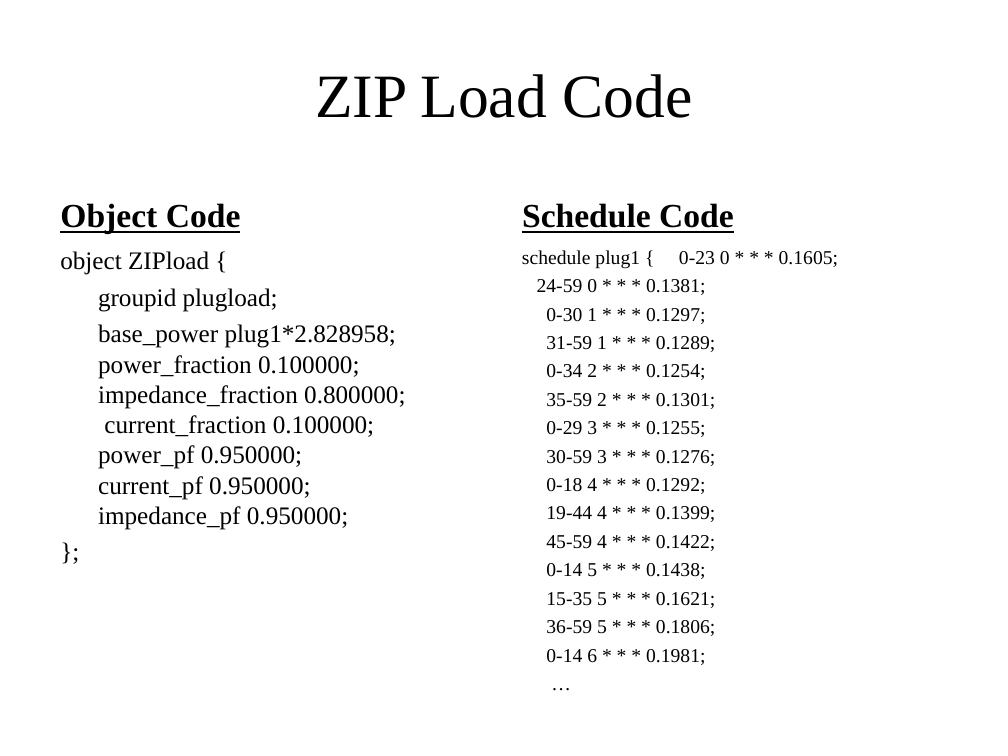
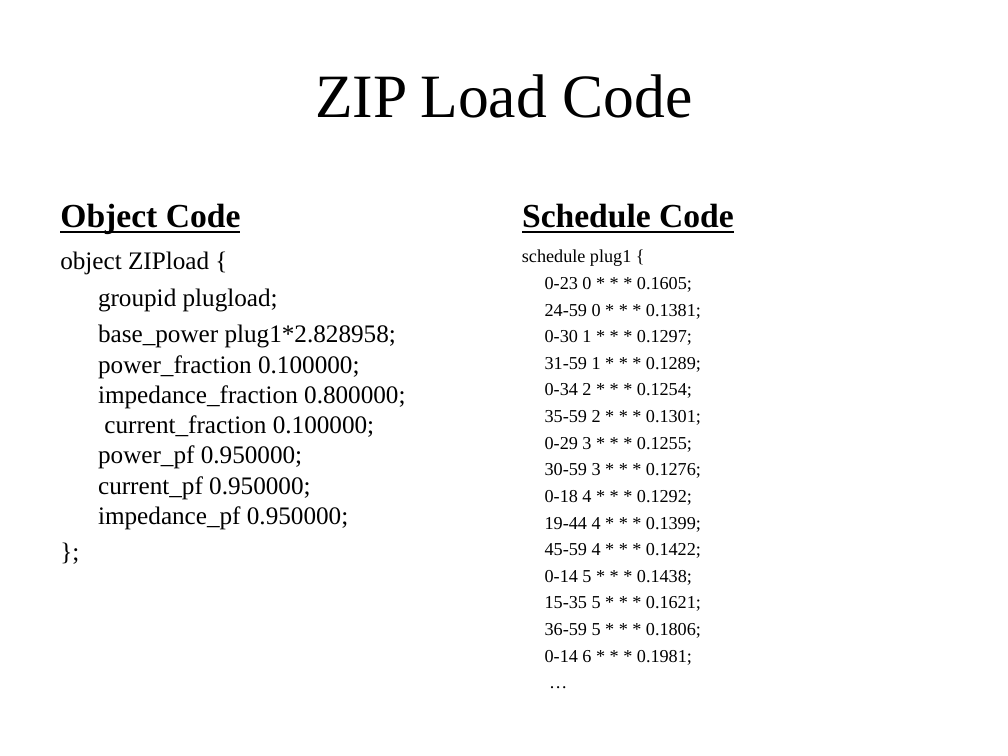
Before and after one commit to gridlab-d/course, a slide deck: slide 30 of ThreeDayCourse_v22/Day1/4.1 - Powerflow Module.ppt. Drawn at 1008x756 pixels with LibreOffice and Linux fonts; fonts in the diff are those of the drawing. Boxes give left, top, right and bottom in pixels: in the first picture for what was removed or moved away, otherwise in the second. Text is boxed around its words. In the diff, an @@ line names an element or a change of style, - is before the commit and + after.

```diff
--- a/ThreeDayCourse_v22/Day1/4.1 - Powerflow Module.ppt
+++ b/ThreeDayCourse_v22/Day1/4.1 - Powerflow Module.ppt
@@ text at (522,249,692,292): text changed; size 14 to 12.9 pt @@
-schedule plug1 { 0-23 0 * * * 0.1605;
+schedule plug1 {
+0-23 0 * * * 0.1605;
@@ text at (545,304,701,665): size 14 to 12.9 pt in "24-59 0 * * * 0.1381;", "0-30 1 * * * 0.1297;", "31-59 1 * * * 0.1289;", "0-34 2 * * * 0.1254;" and 11 more places @@
```
Also in this commit, not shown: 9 other slides changed, 1 other file.
